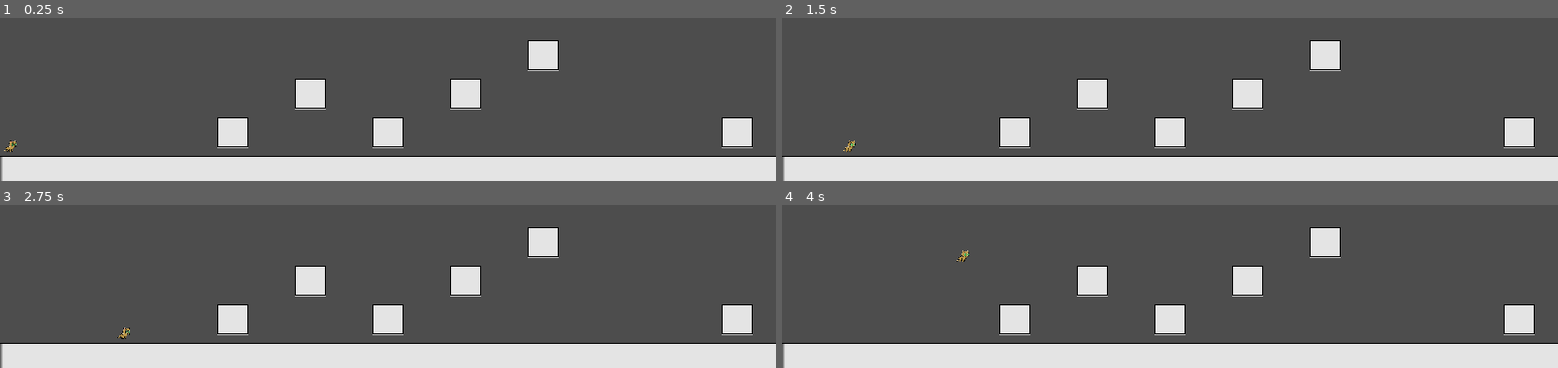
Above: before the commit, frames 1-4 (two rows, left to right).
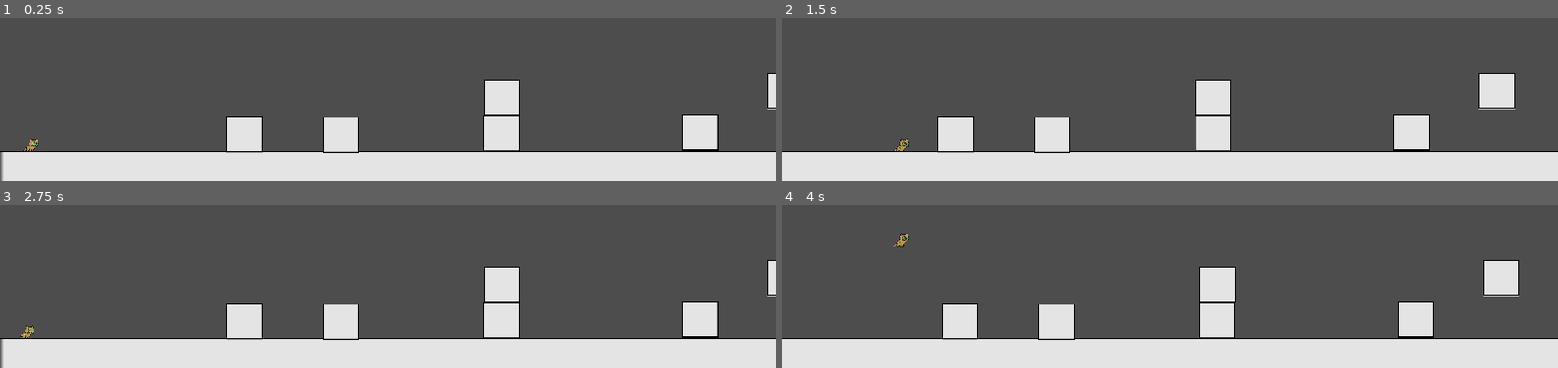
Above: after the commit, the same moments.

Repository: aledavran/Catjump
Game: Godot game, scene res://Escenas/prueba.tscn
The game is run twice, just before and just after one commit, with the same random seed, the same clock (stepped at 60 frames per second) and the same inputs.
Inputs:
- Up to frame 1 (0.25 s): no input
- Up to frame 2 (1.5 s): tap Enter at 0.5 s; tap Space (Salto) at 0.77 s
- Up to frame 3 (2.75 s): tap Space (Salto) at 1.52 s
- Up to frame 4 (4 s): tap Space (Salto) at 3.02, 3.77 s

The runs differ from the first frame. In frame 1, 13% of the frame differs, in the area x 0-100%, y 13-86%; in frame 2, 14%, in the area x 0-100%, y 13-100%; in frame 3, 13%; in frame 4, 14%.

Commit message:
Funcional
el gato salta y se choca , se resetea

Diff:
--- a/catsjump/Escenas/prueba.tscn
+++ b/catsjump/Escenas/prueba.tscn
@@ -8,30 +8,41 @@
 [node name="CharacterBody2D" parent="." instance=ExtResource("1_q17sv")]
 position = Vector2(0, 640)
 
+[node name="Camera2D" type="Camera2D" parent="CharacterBody2D"]
+offset = Vector2(400, 0)
+zoom = Vector2(1.2, 1.2)
+limit_left = -400
+limit_bottom = 720
+position_smoothing_enabled = true
+drag_vertical_enabled = true
+drag_top_margin = 0.4
+drag_bottom_margin = 0.4
+editor_draw_drag_margin = true
+
 [node name="StaticBody2D" parent="." instance=ExtResource("2_cxgrj")]
 position = Vector2(960, 704)
 scale = Vector2(40.28, 1)
 
 [node name="StaticBody2D2" parent="." instance=ExtResource("2_cxgrj")]
-position = Vector2(384, 640)
+position = Vector2(336, 656)
 
 [node name="StaticBody2D3" parent="." instance=ExtResource("2_cxgrj")]
-position = Vector2(512, 576)
+position = Vector2(689.585, 654.94)
 
 [node name="StaticBody2D4" parent="." instance=ExtResource("2_cxgrj")]
-position = Vector2(640, 640)
+position = Vector2(468.651, 656.379)
 
 [node name="StaticBody2D5" parent="." instance=ExtResource("2_cxgrj")]
-position = Vector2(768, 576)
+position = Vector2(690, 605)
 
 [node name="StaticBody2D6" parent="." instance=ExtResource("2_cxgrj")]
-position = Vector2(896, 512)
+position = Vector2(962.596, 653.516)
 
 [node name="StaticBody2D7" parent="." instance=ExtResource("2_cxgrj")]
-position = Vector2(1216, 640)
+position = Vector2(1079.85, 595.95)
 
 [node name="StaticBody2D8" parent="." instance=ExtResource("2_cxgrj")]
-position = Vector2(1472, 640)
+position = Vector2(1231.73, 653.348)
 
 [node name="StaticBody2D9" parent="." instance=ExtResource("2_cxgrj")]
 position = Vector2(1856, 640)
--- a/catsjump/Objetos/jugador.tscn
+++ b/catsjump/Objetos/jugador.tscn
@@ -1,21 +1,36 @@
-[gd_scene load_steps=4 format=3 uid="uid://bof40fqona2kj"]
+[gd_scene load_steps=6 format=3 uid="uid://bof40fqona2kj"]
 
 [ext_resource type="Script" path="res://jugador.gd" id="1_530gv"]
 [ext_resource type="Texture2D" uid="uid://d4fbiu1juhf8k" path="res://Imagenes/IDLE NARANJOSO.png" id="2_b415x"]
+[ext_resource type="Script" path="res://muerte.gd" id="3_mio1p"]
 
 [sub_resource type="RectangleShape2D" id="RectangleShape2D_ah18o"]
-size = Vector2(110, 100)
+size = Vector2(105, 85)
+
+[sub_resource type="RectangleShape2D" id="RectangleShape2D_v8cjg"]
+size = Vector2(12, 10)
 
 [node name="CharacterBody2D" type="CharacterBody2D"]
 script = ExtResource("1_530gv")
 
 [node name="CollisionShape2D" type="CollisionShape2D" parent="."]
-position = Vector2(-2, -1)
+position = Vector2(-1.5, -1.5)
 scale = Vector2(0.2, 0.2)
 shape = SubResource("RectangleShape2D_ah18o")
 
 [node name="Sprite2D" type="Sprite2D" parent="."]
-scale = Vector2(0.1, 0.1)
+position = Vector2(0.274999, -0.05)
+scale = Vector2(0.102209, 0.0996183)
 texture = ExtResource("2_b415x")
 flip_h = true
 hframes = 12
+
+[node name="Area2D" type="Area2D" parent="."]
+script = ExtResource("3_mio1p")
+
+[node name="CollisionShape2D" type="CollisionShape2D" parent="Area2D"]
+position = Vector2(-1, -1)
+shape = SubResource("RectangleShape2D_v8cjg")
+debug_color = Color(0.823208, 0.382849, 0.316592, 0.42)
+
+[connection signal="body_entered" from="Area2D" to="Area2D" method="_on_body_entered"]
--- a/catsjump/Objetos/obj_bloque.tscn
+++ b/catsjump/Objetos/obj_bloque.tscn
@@ -3,13 +3,14 @@
 [ext_resource type="Texture2D" uid="uid://cxy6pluatx7km" path="res://Empty.png" id="1_syrtu"]
 
 [sub_resource type="RectangleShape2D" id="RectangleShape2D_jwk7f"]
-size = Vector2(64, 64)
+size = Vector2(50, 50)
 
 [node name="StaticBody2D" type="StaticBody2D" groups=["Kill"]]
 
-[node name="Sprite2D" type="Sprite2D" parent="."]
+[node name="Sprite2D" type="Sprite2D" parent="." groups=["Kill"]]
 scale = Vector2(0.2, 0.2)
 texture = ExtResource("1_syrtu")
 
-[node name="CollisionShape2D" type="CollisionShape2D" parent="."]
+[node name="CollisionShape2D" type="CollisionShape2D" parent="." groups=["Kill"]]
 shape = SubResource("RectangleShape2D_jwk7f")
+one_way_collision = true
--- a/catsjump/jugador.gd
+++ b/catsjump/jugador.gd
@@ -1,7 +1,7 @@
 extends CharacterBody2D
 
 
-const SPEED = 4500
+const SPEED = 10500
 const JUMP_VELOCITY = -1000
 var Gravity = 4100
 
--- /dev/null
+++ b/catsjump/muerte.gd
@@ -0,0 +1,5 @@
+extends Area2D
+
+func _on_body_entered(body):
+	if body.is_in_group("Kill"):
+		get_tree().reload_current_scene()
